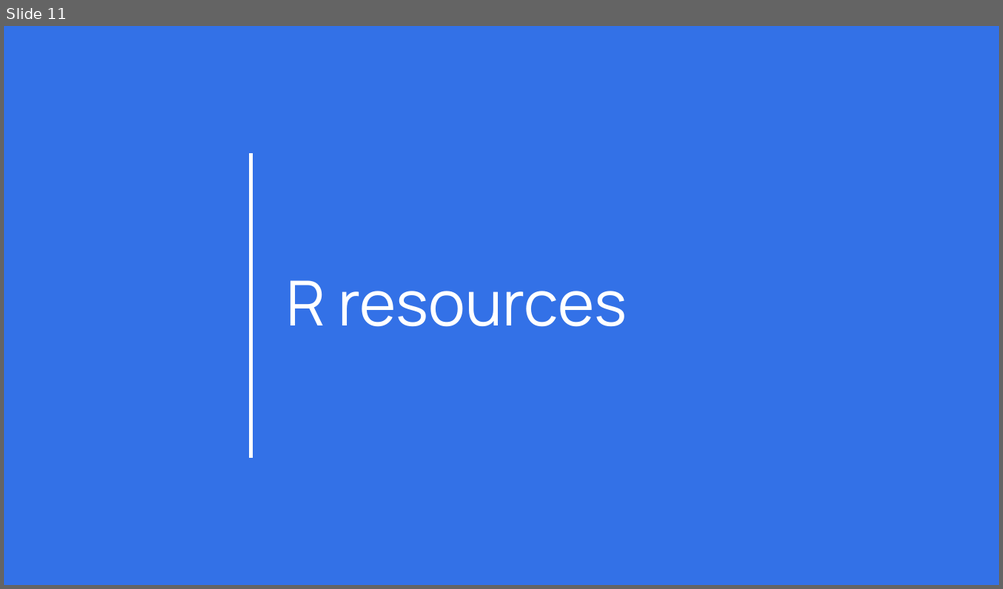
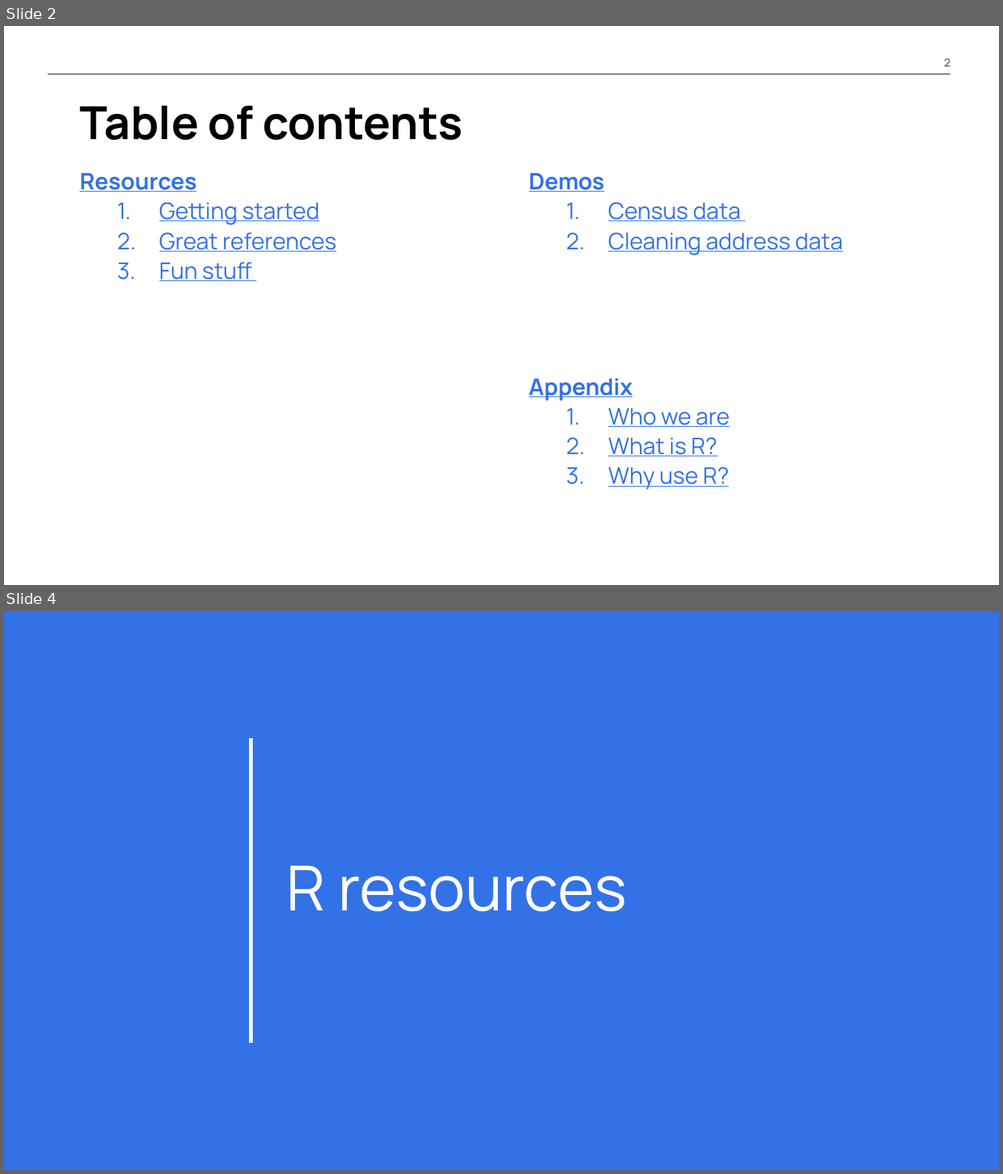
Before and after one commit to CTOpenData/r-user-group, a slide deck: R User Group.pptx. Shown one above the other, each under a label of ours: slide 11 before the commit, slides 2 and 4 after it; the slides between them are not shown. The pictures are 1003x589 and 1003x1174 pixels, drawn with LibreOffice and Linux fonts; fonts in the diff are those of the drawing; background and template pictures are left out. Boxes give left, top, right and bottom in pixels: in the first picture for what was removed or moved away, otherwise in the second. Text is boxed around its words. In the diff, an @@ line names an element or a change of style, - is before the commit and + after.

```diff
--- a/R User Group.pptx
+++ b/R User Group.pptx
@@ slide 2 added at box(4, 26, 999, 585), background #FFFFFF @@
@@ page number added at box(944, 59, 950, 67), 11 pt, text #808080, bold @@
+2
@@ line added from (950, 74) to (48, 74), #808080 1.5 pt @@
@@ title added at box(79, 105, 463, 140), 44 pt, text #000000, bold @@
+Table of contents
@@ text added at box(79, 173, 336, 281), 22 pt, text #3371E7, underline @@
+Resources
+  1. Getting started
+  2. Great references
+  3. Fun stuff
@@ text added at box(529, 173, 843, 255), 22 pt, text #3371E7, underline @@
+Demos
+  1. Census data
+  2. Cleaning address data
@@ text added at box(529, 378, 729, 490), 22 pt, text #3371E7, underline @@
+Appendix
+  1. Who we are
+  2. What is R?
+  3. Why use R?
@@ what was slide 11 is now slide 4 @@
```
Also in this commit, not shown: 3 slides changed, 4 other slides added, 4 slides removed.
